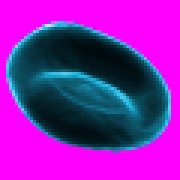
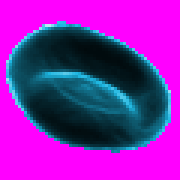
Comparing the layer stacks of the two 180x180 images. Changes:
painted on "Warstwa" over left=6, top=21, right=171, bottom=153
